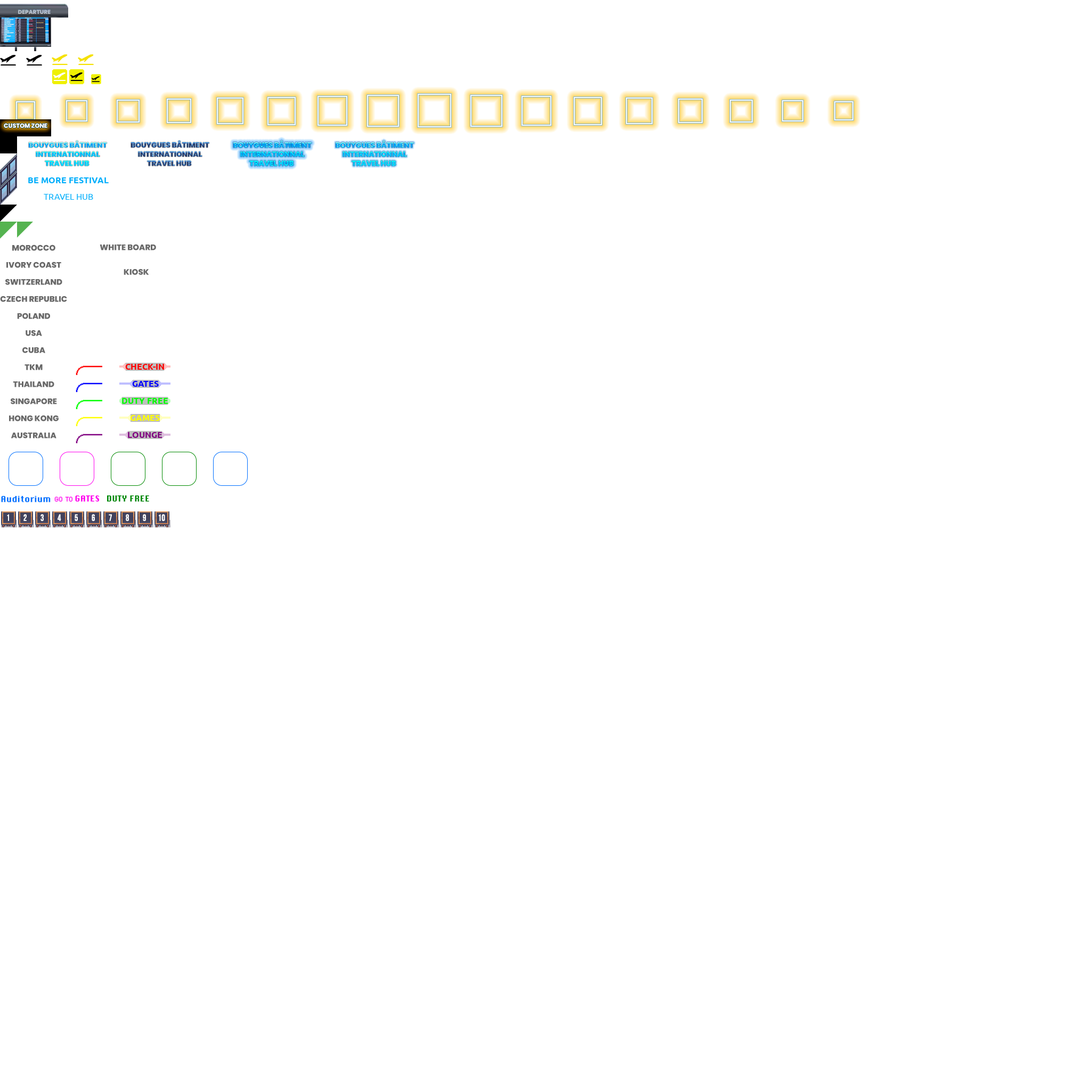
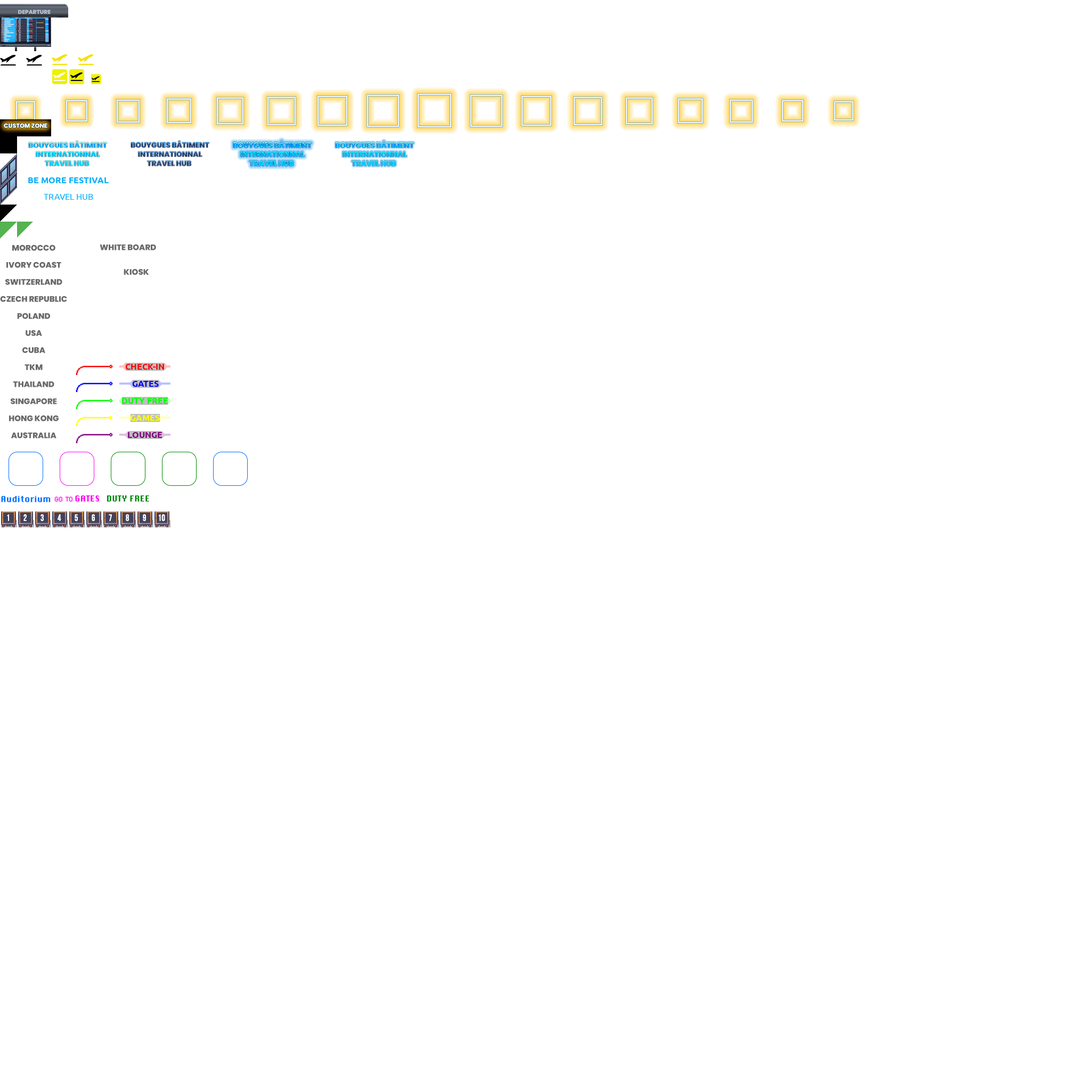
Before/after of a 1091px x 1091px layered artwork. What changed in the layer stack:
painted on "path" over [102,365,113,437]
painted on "path bg" over [102,364,113,438]
